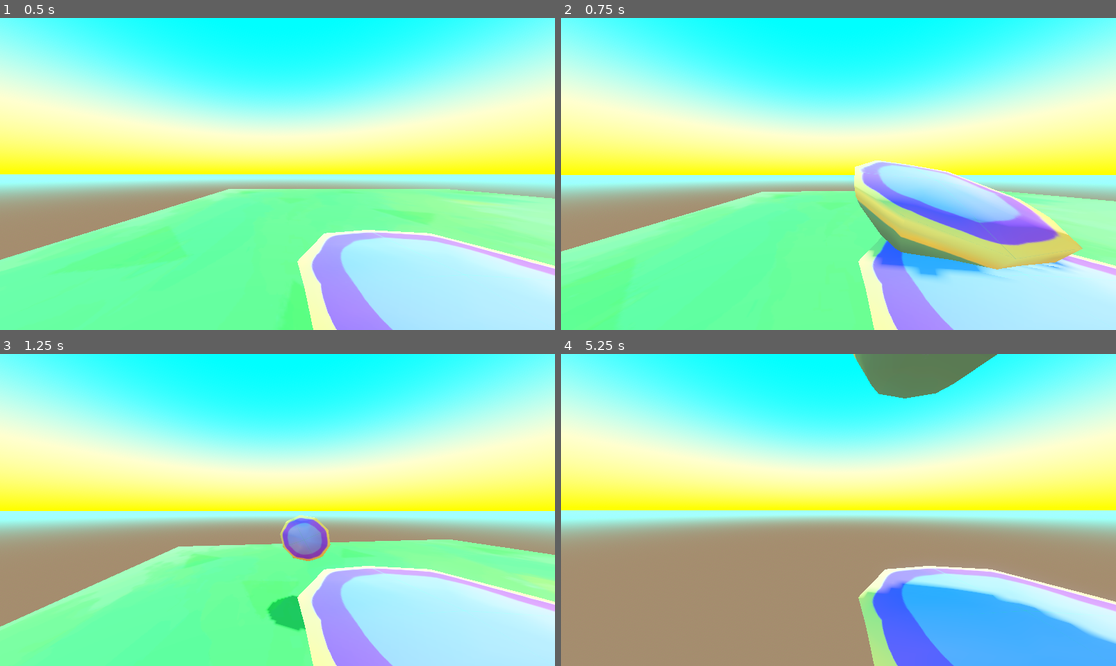
Above: before the commit, frames 1-4 (two rows, left to right).
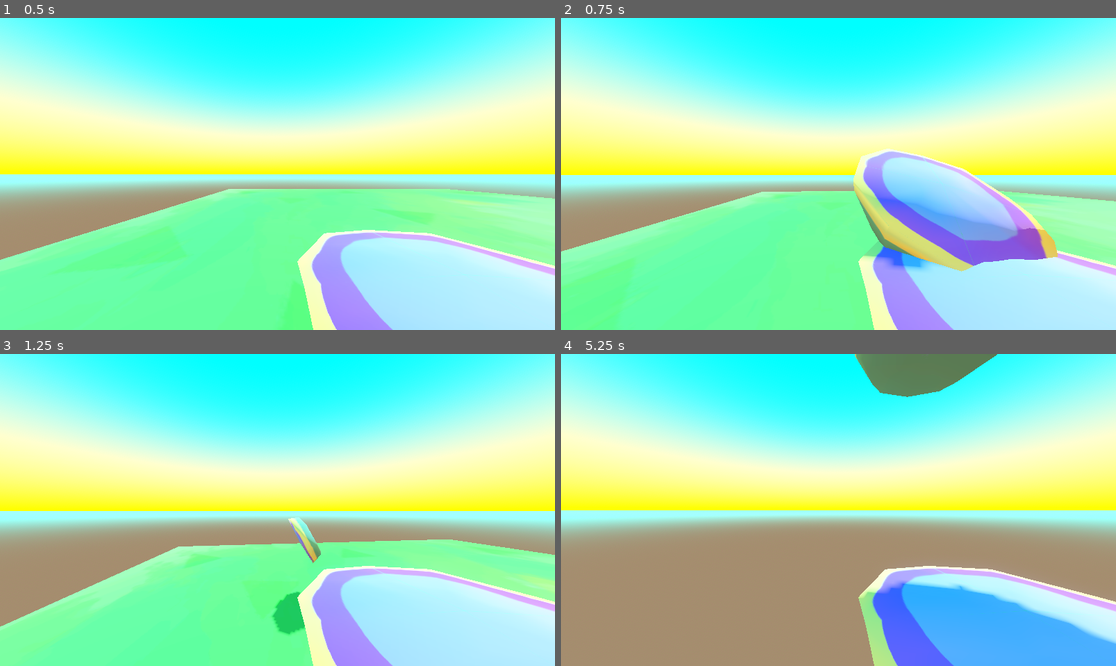
Above: after the commit, the same moments.

Repository: ColinNeary/Splash-Roulette
Game: Godot game, scene res://Scenes/Overworld/overworld.tscn
The game is run twice, just before and just after one commit, with the same random seed, the same clock (stepped at 60 frames per second) and the same inputs.
Inputs (mouse positions are in pixels of both pictures, inside the frame that each line leads up to):
- Up to frame 1 (0.5 s): no input
- Up to frame 2 (0.75 s): tap Enter at 0.5 s; move the mouse to (866, 174) at 0.52 s; hold W (move_forward) from 0.53 s (still down); click (866, 174) at 0.6 s
- Up to frame 3 (1.25 s): keep holding W (move_forward); tap Space (jump) at 0.77 s
- Up to frame 4 (5.25 s): keep holding W (move_forward); move the mouse to (810, 510) at 1.27 s; tap ` (freefly) at 1.35, 3.6 s; tap Space (jump) at 1.52, 2.75, 3.02, 3.77, 4.25, 4.52 s; move the mouse to (849, 503) at 2.02 s; tap Shift (sprint) at 2.1, 4.35 s; move the mouse to (832, 516) at 2.77 s; click (832, 516) at 2.85 s; tap Enter at 3.5, 5 s; move the mouse to (877, 513) at 3.52 s; move the mouse to (794, 506) at 4.27 s; move the mouse to (844, 510) at 5.02 s; click (844, 510) at 5.1 s

Frame 1 is identical in both runs. In frame 2, 7.5% of the frame differs, in the area x 52-94%, y 41-84%; in frame 3, 1.2%; in frame 4, 0.2%.

Commit message:
Update Potion.tscn

Diff:
--- a/Scenes/Potion/Potion.tscn
+++ b/Scenes/Potion/Potion.tscn
@@ -1,11 +1,11 @@
 [gd_scene format=3 uid="uid://jr5ck21wm4qc"]
 
 [ext_resource type="Script" uid="uid://8ibftpxkdim0" path="res://Scenes/Potion/potion.gd" id="1_dt4k1"]
-[ext_resource type="PackedScene" uid="uid://fr01ef2s6gal" path="res://Assets/Pie/Pie.fbx" id="2_1qwat"]
+[ext_resource type="PackedScene" uid="uid://fr01ef2s6gal" path="res://Assets/Objects/Pie.fbx" id="2_1qwat"]
 
 [sub_resource type="CylinderShape3D" id="CylinderShape3D_dyfog"]
-height = 0.50561523
-radius = 0.92822266
+height = 0.37445068
+radius = 0.7363281
 
 [node name="Potion" type="RigidBody3D" unique_id=406657175]
 collision_layer = 0
@@ -14,7 +14,7 @@
 script = ExtResource("1_dt4k1")
 
 [node name="CollisionShape3D" type="CollisionShape3D" parent="." unique_id=241060116]
-transform = Transform3D(1, 0, 0, 0, 1, 0, 0, 0, 1, 0, 0.07849121, 0)
+transform = Transform3D(1, 0, 0, 0, 1, 0, 0, 0, 1, 0, 0.05380249, 0)
 shape = SubResource("CylinderShape3D_dyfog")
 
 [node name="Mesh" parent="." unique_id=1040727149 instance=ExtResource("2_1qwat")]
